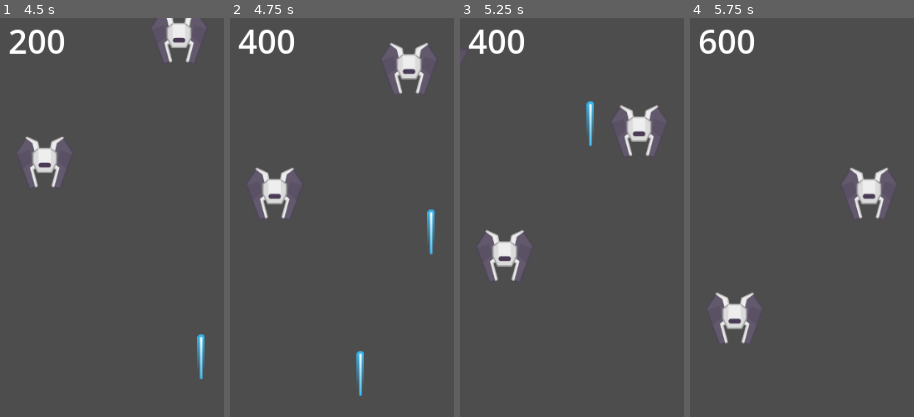
Above: before the commit, frames 1-4 (left to right).
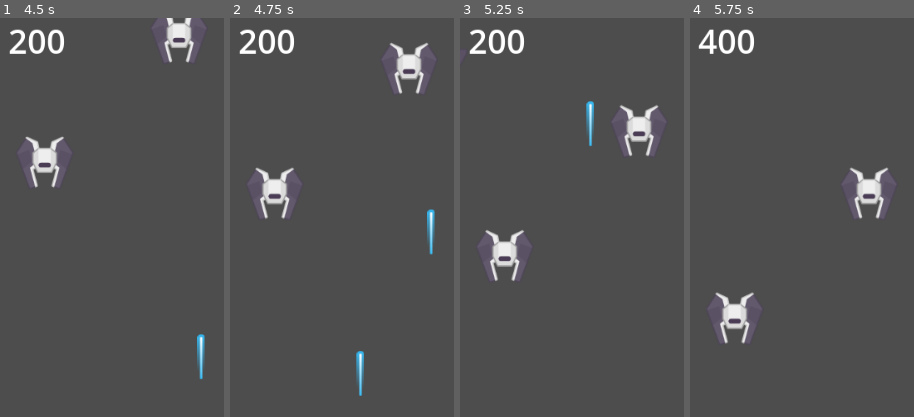
Above: after the commit, the same moments.

Repository: anabelacejas/2025-TP-INTEGRADOR-Q1-M3
Game: Godot game, scene res://Scenes/game.tscn
The game is run twice, just before and just after one commit, with the same random seed, the same clock (stepped at 60 frames per second) and the same inputs.
Inputs:
- Up to frame 1 (4.5 s): tap Enter at 0.5 s; hold D (move_right) 0.53-1.28 s; hold Space (shoot) 0.53-1.28 s; hold S (move_down) 1.28-2.03 s; tap Space (shoot) at 1.35, 2.85, 4.35 s; hold D (move_right) 2.03-2.78 s; hold Space (shoot) 2.03-2.78 s; hold W (move_up) 2.78-3.53 s; hold Space (shoot) 3.53-4.28 s; hold A (move_left) from 3.53 s (still down)
- Up to frame 2 (4.75 s): keep holding A (move_left)
- Up to frame 3 (5.25 s): release A (move_left) at 5.03 s; hold S (move_down) from 5.03 s (still down); hold Space (shoot) from 5.03 s (still down)
- Up to frame 4 (5.75 s): keep holding S (move_down); keep holding Space (shoot)
The pictures show only the part of the screen within x 20-70%, y 0-50%; the shares and areas given below are measured in that part.

Frame 1 is identical in both runs. In frame 2, 0.3% of the frame differs, in the area x 3-13%, y 2-10%; in frame 3, 0.3%; in frame 4, 0.3%.
Error after the commit: Attempt to call function 'store_32' in base 'null instance' on a null instance. (res://Scripts/game.gd:34)

Commit message:
Add Game Over HUD - Add High Score saves

Diff:
--- a/Scenes/game.tscn
+++ b/Scenes/game.tscn
@@ -1,9 +1,10 @@
-[gd_scene load_steps=6 format=3 uid="uid://dvssb1a3xo8wa"]
+[gd_scene load_steps=7 format=3 uid="uid://dvssb1a3xo8wa"]
 
 [ext_resource type="PackedScene" uid="uid://cp8l4kfwgubhc" path="res://Scenes/player.tscn" id="1_ebmjs"]
 [ext_resource type="Script" uid="uid://cva4sin53ptj6" path="res://Scripts/game.gd" id="1_qxrlw"]
 [ext_resource type="PackedScene" uid="uid://d3d6rm2xl5dgw" path="res://Scenes/enemy.tscn" id="4_3dryh"]
 [ext_resource type="PackedScene" uid="uid://b4i47m4g11fug" path="res://Scenes/hud.tscn" id="4_wowpa"]
+[ext_resource type="PackedScene" uid="uid://oruby4md8jvo" path="res://Scenes/game_over.tscn" id="5_i6g32"]
 [ext_resource type="PackedScene" uid="uid://cfbekrnc7yckm" path="res://Scenes/fast_enemy.tscn" id="5_wowpa"]
 
 [node name="Game" type="Node2D"]
@@ -13,6 +14,9 @@
 [node name="UILayer" type="CanvasLayer" parent="."]
 
 [node name="HUD" parent="UILayer" instance=ExtResource("4_wowpa")]
+
+[node name="GameOver" parent="UILayer" instance=ExtResource("5_i6g32")]
+visible = false
 
 [node name="EnemySpawnTimer" type="Timer" parent="."]
 autostart = true
--- /dev/null
+++ b/Scenes/game_over.gd
@@ -0,0 +1,12 @@
+extends Control
+
+
+func _on_restart_button_pressed():
+	get_tree().reload_current_scene()
+
+func set_score(value):
+	$Panel/Score.text = "Score: " + str(value)
+
+
+func set_high_score(value):
+	$Panel/HighScore.text = "H-Score: " + str(value)
--- /dev/null
+++ b/Scenes/game_over.tscn
@@ -0,0 +1,109 @@
+[gd_scene load_steps=6 format=3 uid="uid://oruby4md8jvo"]
+
+[ext_resource type="Script" uid="uid://dd4aw6lsif78a" path="res://Scenes/game_over.gd" id="1_8fo1c"]
+[ext_resource type="FontFile" uid="uid://dnnf52x8mkeom" path="res://Assets/Bonus/kenvector_future.ttf" id="1_ojehl"]
+
+[sub_resource type="StyleBoxFlat" id="StyleBoxFlat_i2yjh"]
+bg_color = Color(0, 0.45, 0.6, 1)
+corner_radius_top_left = 25
+corner_radius_top_right = 25
+corner_radius_bottom_right = 25
+corner_radius_bottom_left = 25
+
+[sub_resource type="LabelSettings" id="LabelSettings_8fo1c"]
+font = ExtResource("1_ojehl")
+font_size = 42
+
+[sub_resource type="LabelSettings" id="LabelSettings_ojehl"]
+font = ExtResource("1_ojehl")
+font_size = 28
+
+[node name="GameOverScreen" type="Control"]
+layout_mode = 3
+anchors_preset = 15
+anchor_right = 1.0
+anchor_bottom = 1.0
+grow_horizontal = 2
+grow_vertical = 2
+script = ExtResource("1_8fo1c")
+
+[node name="ColorRect" type="ColorRect" parent="."]
+layout_mode = 1
+anchors_preset = 15
+anchor_right = 1.0
+anchor_bottom = 1.0
+grow_horizontal = 2
+grow_vertical = 2
+color = Color(0, 0, 0, 0.490196)
+
+[node name="Panel" type="Panel" parent="."]
+layout_mode = 0
+offset_left = 95.0
+offset_top = 280.0
+offset_right = 445.0
+offset_bottom = 680.0
+theme_override_styles/panel = SubResource("StyleBoxFlat_i2yjh")
+
+[node name="GameOver" type="Label" parent="Panel"]
+layout_mode = 1
+anchors_preset = 5
+anchor_left = 0.5
+anchor_right = 0.5
+offset_left = -150.0
+offset_top = 31.0
+offset_right = 150.0
+offset_bottom = 79.0
+grow_horizontal = 2
+text = "Game Over"
+label_settings = SubResource("LabelSettings_8fo1c")
+horizontal_alignment = 1
+vertical_alignment = 1
+
+[node name="HighScore" type="Label" parent="Panel"]
+layout_mode = 1
+anchors_preset = 5
+anchor_left = 0.5
+anchor_right = 0.5
+offset_left = -152.0
+offset_top = 133.0
+offset_right = 152.0
+offset_bottom = 181.0
+grow_horizontal = 2
+text = "H Score: 9999"
+label_settings = SubResource("LabelSettings_ojehl")
+horizontal_alignment = 1
+vertical_alignment = 1
+
+[node name="Score" type="Label" parent="Panel"]
+layout_mode = 1
+anchors_preset = 5
+anchor_left = 0.5
+anchor_right = 0.5
+offset_left = -152.0
+offset_top = 182.0
+offset_right = 152.0
+offset_bottom = 230.0
+grow_horizontal = 2
+text = "Score: 9999"
+label_settings = SubResource("LabelSettings_ojehl")
+horizontal_alignment = 1
+vertical_alignment = 1
+
+[node name="RestartButton" type="Button" parent="Panel"]
+layout_mode = 1
+anchors_preset = 8
+anchor_left = 0.5
+anchor_top = 0.5
+anchor_right = 0.5
+anchor_bottom = 0.5
+offset_left = -111.5
+offset_top = 100.5
+offset_right = 111.5
+offset_bottom = 153.5
+grow_horizontal = 2
+grow_vertical = 2
+theme_override_fonts/font = ExtResource("1_ojehl")
+theme_override_font_sizes/font_size = 28
+text = "RETRY"
+
+[connection signal="pressed" from="Panel/RestartButton" to="." method="_on_restart_button_pressed"]
--- a/Scripts/enemy.gd
+++ b/Scripts/enemy.gd
@@ -11,12 +11,12 @@
 
 func die():
 	queue_free()
-	killed.emit(points)
 
 func take_damage(amount):
 	hp -= amount
 	if(hp <= 0):
 		die()
+		killed.emit(points)
 
 func _on_body_entered(body: Node2D):
 	if body is Player:
--- a/Scripts/game.gd
+++ b/Scripts/game.gd
@@ -8,17 +8,30 @@
 @onready var enemy_container: Node2D = $EnemyContainer
 @onready var timer: Timer = $EnemySpawnTimer
 @onready var hud: Control = $UILayer/HUD
+@onready var game_over: Control = $UILayer/GameOver
 
+var high_score = 0
 var score := 0:
 	set(value):
 		score = value
 		hud.score = value
 
 func _ready():
+	var save_file = FileAccess.open("res://Saves/save.data",FileAccess.READ)
+	if save_file != null:
+		high_score = save_file.get_32()
+	else:
+		high_score = 0
+		save_game()
 	score = 0
 	assert(player!=null)
 	player.global_position = player_spawn_pos.global_position
 	player.laser_shot.connect(_on_player_laser_shot)
+	player.killed.connect(_on_player_killed)
+
+func save_game():
+	var save_file = FileAccess.open("res://Saves/save.data",FileAccess.WRITE)
+	save_file.store_32(high_score)
 
 func _process(_delta):
 	if Input.is_action_just_pressed("Quit"):
@@ -38,7 +51,16 @@
 	enemy.killed.connect(_on_enemy_killed)
 	enemy_container.add_child(enemy)
 
-
 func _on_enemy_killed(points):
 	score += points
 	print(score)
+
+func _on_player_killed():
+	game_over.set_score(score)
+	game_over.set_high_score(high_score)
+	if(score > high_score):
+		high_score = score
+		game_over.set_high_score(score)
+	save_game()
+	await get_tree().create_timer(1.5).timeout
+	game_over.visible = true
--- a/Scripts/player.gd
+++ b/Scripts/player.gd
@@ -6,6 +6,7 @@
 @onready var aim = $Aim
 
 signal laser_shot(lascer_scene, location)
+signal killed
 
 var lascer_scene = preload("res://Scenes/laser.tscn")
 var shoot_cd := false
@@ -31,3 +32,4 @@
 
 func die():
 	queue_free()
+	killed.emit()
Not shown, added: Scenes/game_over.gd.uid
